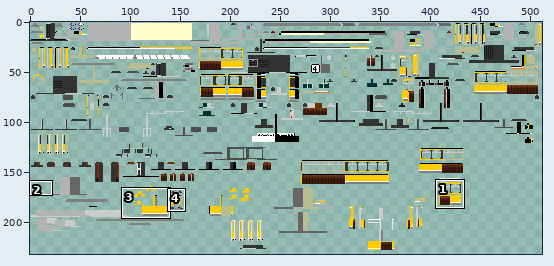
File history of a sprite sheet, src/main/resources/assets/tc/textures/trains/Duewag_GT6ER_Yellow.png. The first picture is a wide view before the edit; the outline marks the close-up.
Close-up. The starting point:
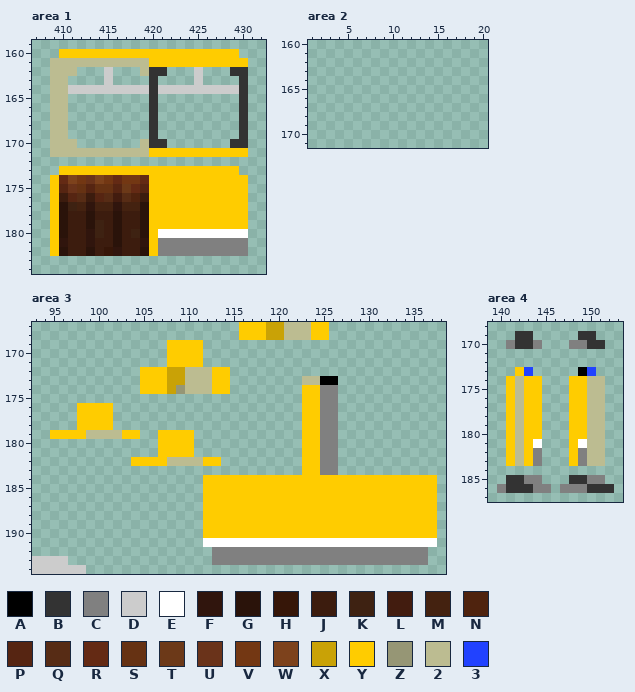
The file is 512x256 pixels. Colours within 5 levels of each other are drawn and written as one. Shown: area 1: x 407..432, y 159..184; area 2: x 1..20, y 160..171; area 3: x 93..138, y 167..194; area 4: x 139..153, y 168..187. The wide view leaves out empty margins. The commit also changed other parts of the picture, which this record leaves out.
Palette (. is transparent): A #000000  B #333333  C #808080  D #cccccc  E #ffffff  F #30150d  G #2a130a  H #361608  J #3c1c0e  K #3e2212  L #421c0f  M #442210  N #4f230e  P #562512  Q #572c15  R #642a14  S #663213  T #6c3918  U #6a331a  V #733713  W #7d421c  X #c9a206  Y #ffcc00  Z #969675  2 #bcbc91  3 #2142ff
The result:
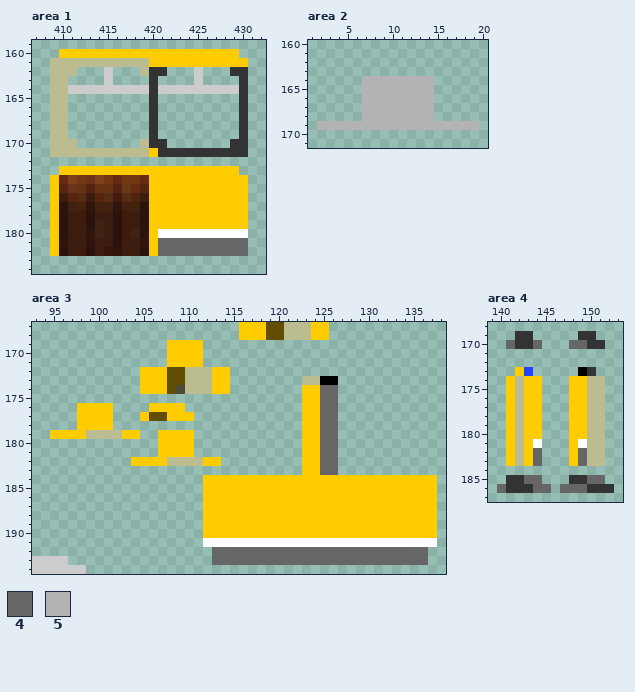
Colours new in this view: 4 #666666  5 #b3b3b3
Edits made:
@@ palette @@
-X #c9a206
+X #614e03
-Z #969675
+Z #494938
--- area 1
@@ x 419..432 @@
 170 2BB.......BB..
-171 2YYYYYYYYYYY..
+171 2YBBBBBBBBBB..
 172 ..............
@@ x 419..432 @@
 180 GYEEEEEEEEEE..
-181 FYCCCCCCCCCC..
-182 GYCCCCCCCCCC..
+181 FY4444444444..
+182 GY4444444444..
 183 ..............
--- area 2
@@ x 1..20 @@
 163 ....................
-164 ....................
-165 ....................
-166 ....................
-167 ....................
-168 ....................
-169 ....................
+164 ......55555555......
+165 ......55555555......
+166 ......55555555......
+167 ......55555555......
+168 ......55555555......
+169 .555555555555555555.
 170 ....................
--- area 3
@@ x 103..128 @@
 173 ..YYYXX222YY........22AA..
-174 ..YYYXZ222YY........YYCC..
-175 ....................YYCC..
-176 ....................YYCC..
-177 ....................YYCC..
-178 ....................YYCC..
-179 YY..YYYY............YYCC..
-180 ....YYYY............YYCC..
-181 ....YYYY............YYCC..
-182 .YYYY2222YY.........YYCC..
-183 ....................YYCC..
+174 ..YYYXZ222YY........YY44..
+175 ....................YY44..
+176 ...YYYY.............YY44..
+177 ..YXXYYY............YY44..
+178 ....................YY44..
+179 YY..YYYY............YY44..
+180 ....YYYY............YY44..
+181 ....YYYY............YY44..
+182 .YYYY2222YY.........YY44..
+183 ....................YY44..
 184 .........YYYYYYYYYYYYYYYYY
@@ x 111..138 @@
 191 .EEEEEEEEEEEEEEEEEEEEEEEEEE.
-192 ..CCCCCCCCCCCCCCCCCCCCCCCC..
-193 ..CCCCCCCCCCCCCCCCCCCCCCCC..
+192 ..444444444444444444444444..
+193 ..444444444444444444444444..
 194 ............................
--- area 4
@@ x 139..153 @@
 169 ...BB.....BB...
-170 ..CBBC...CCBB..
+170 ..4BB4...44BB..
 171 ...............
 172 ...............
-173 ...Y3.....A3...
+173 ...Y3.....AB...
 174 ..Y2YY...YY22..
@@ x 139..153 @@
 181 ..Y2YE...YE22..
-182 ..Y2YC...YC22..
-183 ..Y2YC...YC22..
+182 ..Y2Y4...Y422..
+183 ..Y2Y4...Y422..
 184 ...............
-185 ..BBCC...BBCC..
-186 .CBBBCC.CCCBBB.
+185 ..BB44...BB44..
+186 .4BBB44.444BBB.
 187 ...............
